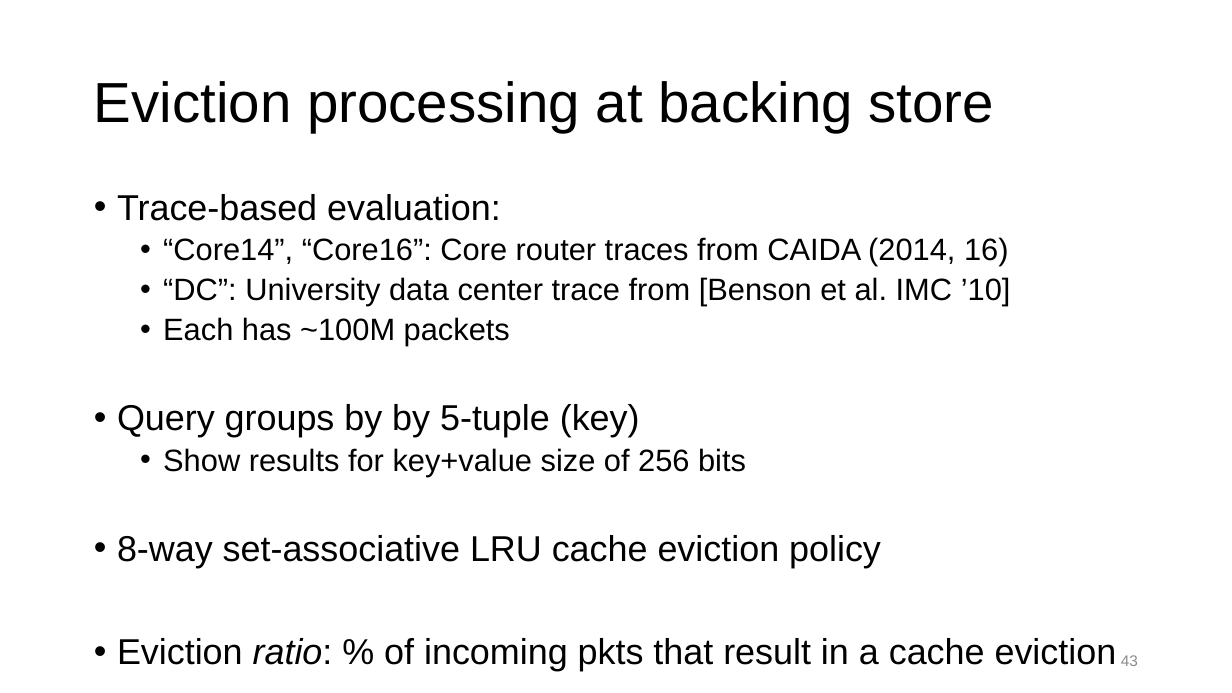
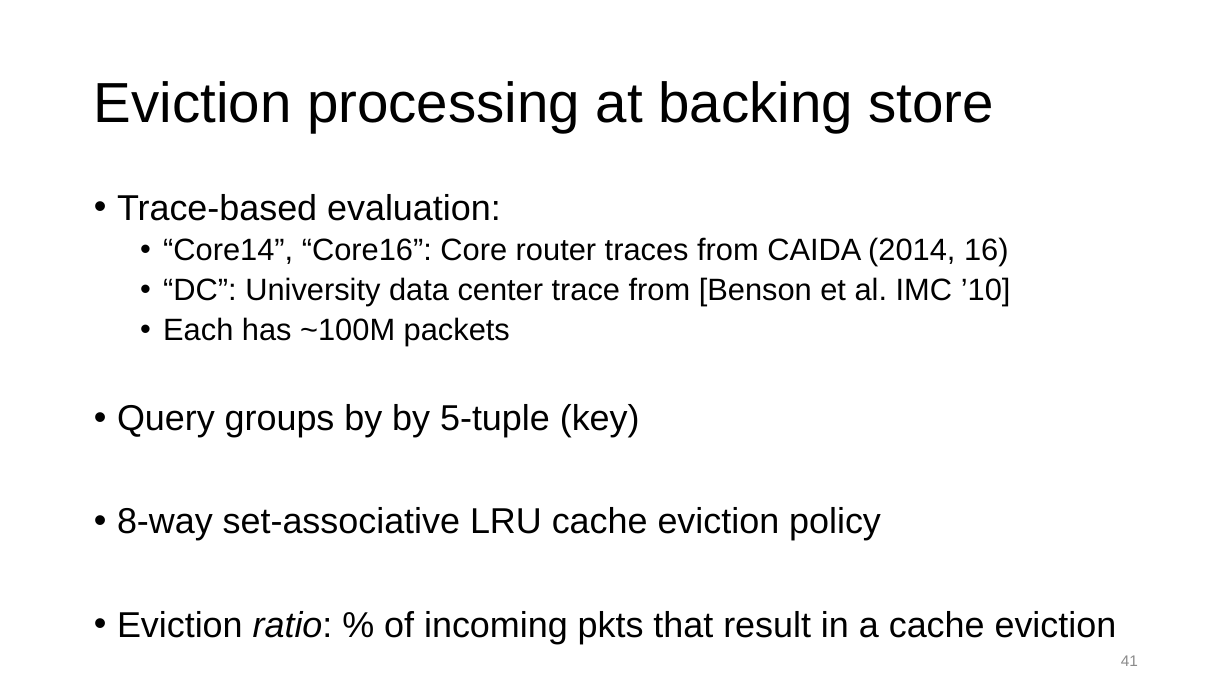
Before and after one commit to anirudhSK/pifo-domino-marple-ppts, a slide deck: slide 41 of marple_itx18.pptx (slide 43 before the commit). Drawn at 1232x693 pixels with LibreOffice and Linux fonts; fonts in the diff are those of the drawing. Boxes give left, top, right and bottom in pixels: in the first picture for what was removed or moved away, otherwise in the second. Text is boxed around its words. In the diff, an @@ line names an element or a change of style, - is before the commit and + after.

```diff
--- a/marple_itx18.pptx
+++ b/marple_itx18.pptx
@@ text at [163,448,746,476]: paragraph removed @@
-  • Show results for key+value size of 256 bits
@@ page number at [1121,655,1138,666]: text changed @@
-43
+41
```
Also in this commit, not shown: 3 other slides changed, 3 slides removed.
